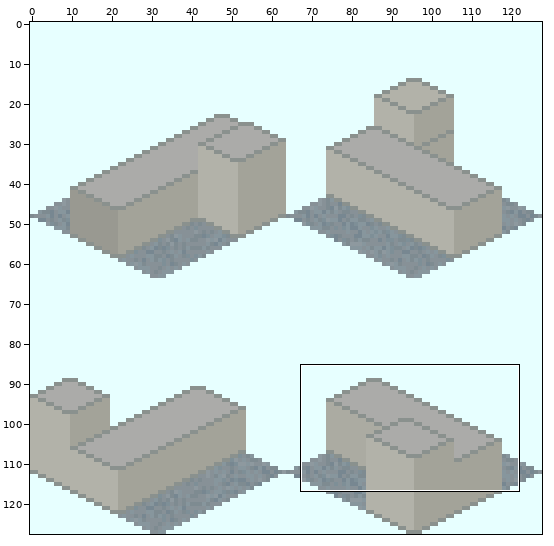
A sprite sheet gets an edit: source/png/Subway_Station_Gateway_Single_S-EV.png. Above, an overview of the earlier version with the close-up marked.
Close-up. Old version:
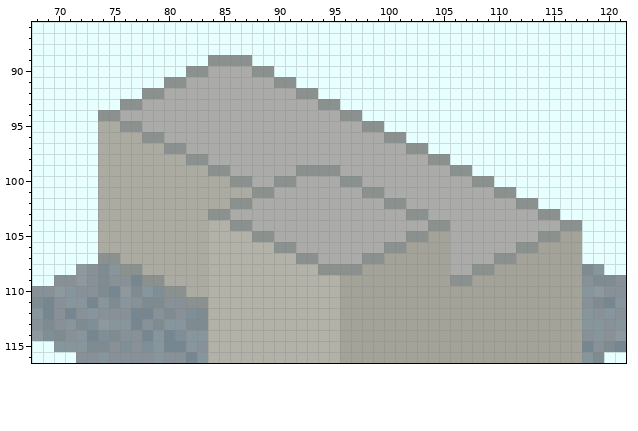
The file is 128x128 pixels. Colours within 5 levels of each other are drawn and written as one. Shown: x 68..121, y 86..116. The commit also changed other parts of the picture, which this record leaves out.
Now the later version:
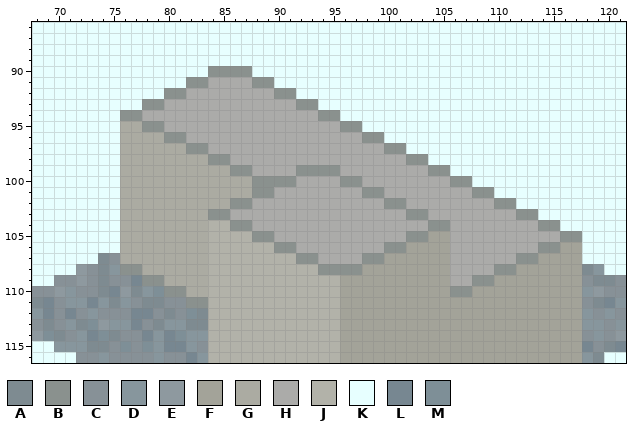
Palette (. is transparent): A #7e8b91  B #8a918e  C #879197  D #87969d  E #8e999f  F #a3a399  G #ababa2  H #ababa9  J #b2b2a9  K #e7ffff  L #778791  M #7e8f97
Edits made:
@@ x 68..121 @@
  88 KKKKKKKKKKKKKKKKKKKKKKKKKKKKKKKKKKKKKKKKKKKKKKKKKKKKKK
- 89 KKKKKKKKKKKKKKKKBBBBKKKKKKKKKKKKKKKKKKKKKKKKKKKKKKKKKK
- 90 KKKKKKKKKKKKKKBBHHHHBBKKKKKKKKKKKKKKKKKKKKKKKKKKKKKKKK
- 91 KKKKKKKKKKKKBBHHHHHHHHBBKKKKKKKKKKKKKKKKKKKKKKKKKKKKKK
- 92 KKKKKKKKKKBBHHHHHHHHHHHHBBKKKKKKKKKKKKKKKKKKKKKKKKKKKK
- 93 KKKKKKKKBBHHHHHHHHHHHHHHHHBBKKKKKKKKKKKKKKKKKKKKKKKKKK
- 94 KKKKKKBBHHHHHHHHHHHHHHHHHHHHBBKKKKKKKKKKKKKKKKKKKKKKKK
- 95 KKKKKKGGBBHHHHHHHHHHHHHHHHHHHHBBKKKKKKKKKKKKKKKKKKKKKK
- 96 KKKKKKGGGGBBHHHHHHHHHHHHHHHHHHHHBBKKKKKKKKKKKKKKKKKKKK
- 97 KKKKKKGGGGGGBBHHHHHHHHHHHHHHHHHHHHBBKKKKKKKKKKKKKKKKKK
- 98 KKKKKKGGGGGGGGBBHHHHHHHHHHHHHHHHHHHHBBKKKKKKKKKKKKKKKK
- 99 KKKKKKGGGGGGGGGGBBHHHHHHBBBBHHHHHHHHHHBBKKKKKKKKKKKKKK
-100 KKKKKKGGGGGGGGGGGGBBHHBBHHHHBBHHHHHHHHHHBBKKKKKKKKKKKK
-101 KKKKKKGGGGGGGGGGGGGGBBHHHHHHHHBBHHHHHHHHHHBBKKKKKKKKKK
-102 KKKKKKGGGGGGGGGGGGBBHHHHHHHHHHHHBBHHHHHHHHHHBBKKKKKKKK
-103 KKKKKKGGGGGGGGGGBBHHHHHHHHHHHHHHHHBBHHHHHHHHHHBBKKKKKK
-104 KKKKKKGGGGGGGGGGJJBBHHHHHHHHHHHHHHHHBBHHHHHHHHHHBBKKKK
-105 KKKKKKGGGGGGGGGGJJJJBBHHHHHHHHHHHHBBFFHHHHHHHHBBFFKKKK
-106 KKKKKKGGGGGGGGGGJJJJJJBBHHHHHHHHBBFFFFHHHHHHBBFFFFKKKK
-107 KKKKKKBBGGGGGGGGJJJJJJJJBBHHHHBBFFFFFFHHHHBBFFFFFFKKKK
-108 KKKKECADBBGGGGGGJJJJJJJJJJBBBBFFFFFFFFHHBBFFFFFFFFADKK
-109 KKCCECACCLBBGGGGJJJJJJJJJJJJFFFFFFFFFFBBFFFFFFFFFFCAAC
-110 CCEDCCALEADMBBGGJJJJJJJJJJJJFFFFFFFFFFFFFFFFFFFFFFDECC
+ 89 KKKKKKKKKKKKKKKKKKKKKKKKKKKKKKKKKKKKKKKKKKKKKKKKKKKKKK
+ 90 KKKKKKKKKKKKKKKKBBBBKKKKKKKKKKKKKKKKKKKKKKKKKKKKKKKKKK
+ 91 KKKKKKKKKKKKKKBBHHHHBBKKKKKKKKKKKKKKKKKKKKKKKKKKKKKKKK
+ 92 KKKKKKKKKKKKBBHHHHHHHHBBKKKKKKKKKKKKKKKKKKKKKKKKKKKKKK
+ 93 KKKKKKKKKKBBHHHHHHHHHHHHBBKKKKKKKKKKKKKKKKKKKKKKKKKKKK
+ 94 KKKKKKKKBBHHHHHHHHHHHHHHHHBBKKKKKKKKKKKKKKKKKKKKKKKKKK
+ 95 KKKKKKKKGGBBHHHHHHHHHHHHHHHHBBKKKKKKKKKKKKKKKKKKKKKKKK
+ 96 KKKKKKKKGGGGBBHHHHHHHHHHHHHHHHBBKKKKKKKKKKKKKKKKKKKKKK
+ 97 KKKKKKKKGGGGGGBBHHHHHHHHHHHHHHHHBBKKKKKKKKKKKKKKKKKKKK
+ 98 KKKKKKKKGGGGGGGGBBHHHHHHHHHHHHHHHHBBKKKKKKKKKKKKKKKKKK
+ 99 KKKKKKKKGGGGGGGGGGBBHHHHBBBBHHHHHHHHBBKKKKKKKKKKKKKKKK
+100 KKKKKKKKGGGGGGGGGGGGBBBBHHHHBBHHHHHHHHBBKKKKKKKKKKKKKK
+101 KKKKKKKKGGGGGGGGGGGGBBHHHHHHHHBBHHHHHHHHBBKKKKKKKKKKKK
+102 KKKKKKKKGGGGGGGGGGBBHHHHHHHHHHHHBBHHHHHHHHBBKKKKKKKKKK
+103 KKKKKKKKGGGGGGGGBBHHHHHHHHHHHHHHHHBBHHHHHHHHBBKKKKKKKK
+104 KKKKKKKKGGGGGGGGJJBBHHHHHHHHHHHHHHHHBBHHHHHHHHBBKKKKKK
+105 KKKKKKKKGGGGGGGGJJJJBBHHHHHHHHHHHHBBFFHHHHHHHHHHBBKKKK
+106 KKKKKKKKGGGGGGGGJJJJJJBBHHHHHHHHBBFFFFHHHHHHHHBBFFKKKK
+107 KKKKKKACGGGGGGGGJJJJJJJJBBHHHHBBFFFFFFHHHHHHBBFFFFKKKK
+108 KKKKECADBBGGGGGGJJJJJJJJJJBBBBFFFFFFFFHHHHBBFFFFFFADKK
+109 KKCCECACCLBBGGGGJJJJJJJJJJJJFFFFFFFFFFHHBBFFFFFFFFCAAC
+110 CCEDCCALEADMBBGGJJJJJJJJJJJJFFFFFFFFFFBBFFFFFFFFFFDECC
 111 ALCDDLDADCAACCBBJJJJJJJJJJJJFFFFFFFFFFFFFFFFFFFFFFCALD
Changed places in both close-ups, as pixel boxes (x1, y1, x2, y2):
changed: (98, 55, 582, 297)
